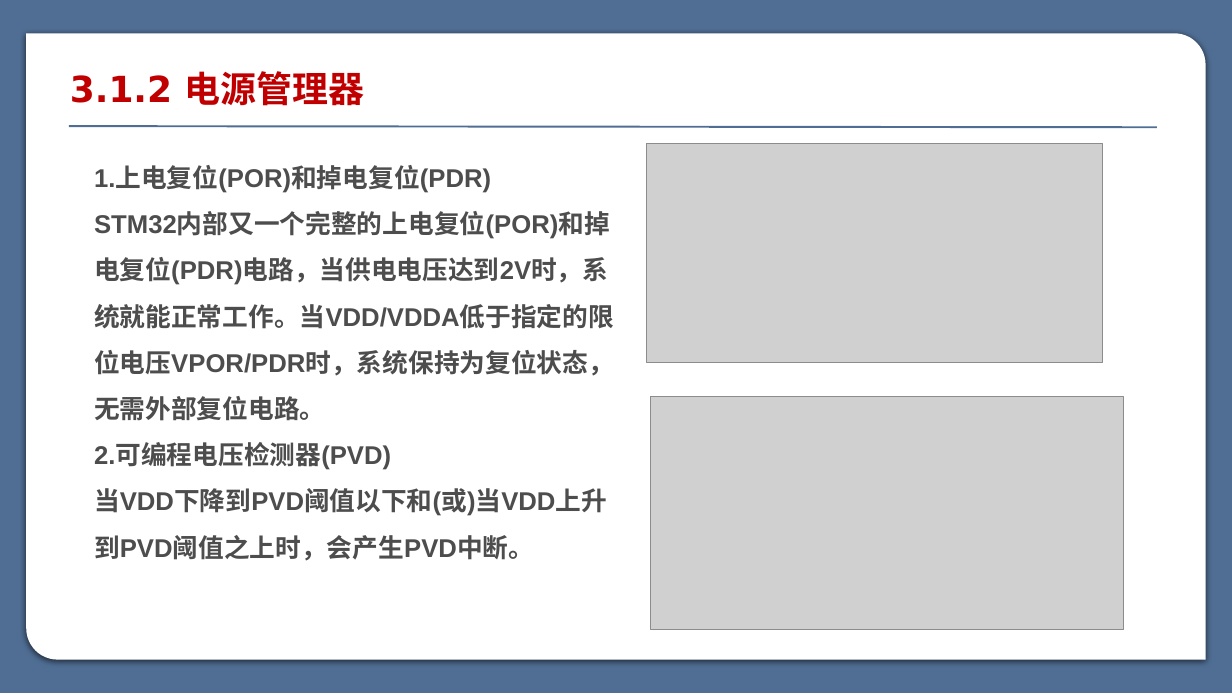
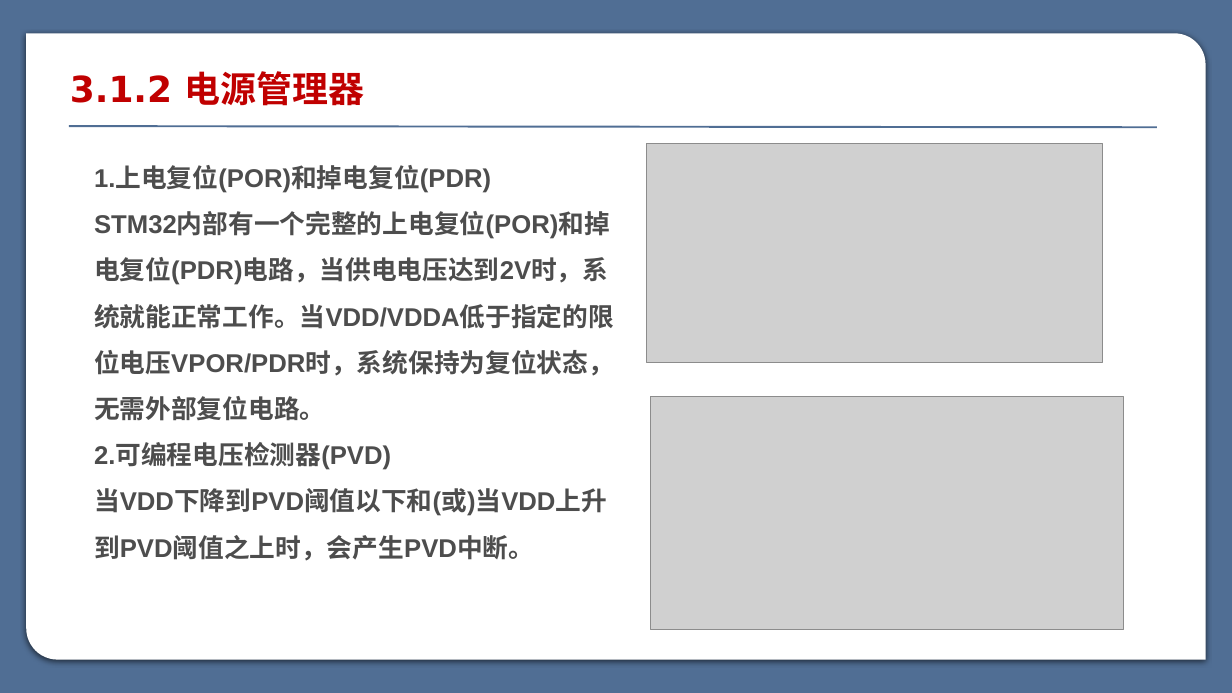
Before and after one commit to myp-super/SXU-CK-Learning-materials, a slide deck: slide 5 of 嵌入式学习资料/STM32/大三下课堂课件/第三章 STM32最小系统.pptx (slide 6 before the commit). Drawn at 1232x693 pixels with LibreOffice and Linux fonts; fonts in the diff are those of the drawing; grey boxes stand for pictures. Boxes give left, top, right and bottom in pixels: in the first picture for what was removed or moved away, otherwise in the second. Text is boxed around its words. In the diff, an @@ line names an element or a change of style, - is before the commit and + after.

```diff
--- a/嵌入式学习资料/STM32/大三下课堂课件/第三章 STM32最小系统.pptx
+++ b/嵌入式学习资料/STM32/大三下课堂课件/第三章 STM32最小系统.pptx
@@ text at (94,212,614,421): text changed @@
-STM32内部又一个完整的上电复位(POR)和掉电复位(PDR)电路，当供电电压达到2V时，系统就能正常工作。当VDD/VDDA低于指定的限位电压VPOR/PDR时，系统保持为复位状态，无需外部复位电路。
+STM32内部有一个完整的上电复位(POR)和掉电复位(PDR)电路，当供电电压达到2V时，系统就能正常工作。当VDD/VDDA低于指定的限位电压VPOR/PDR时，系统保持为复位状态，无需外部复位电路。
```
Also in this commit, not shown: 1 slide removed, 2 other files.
